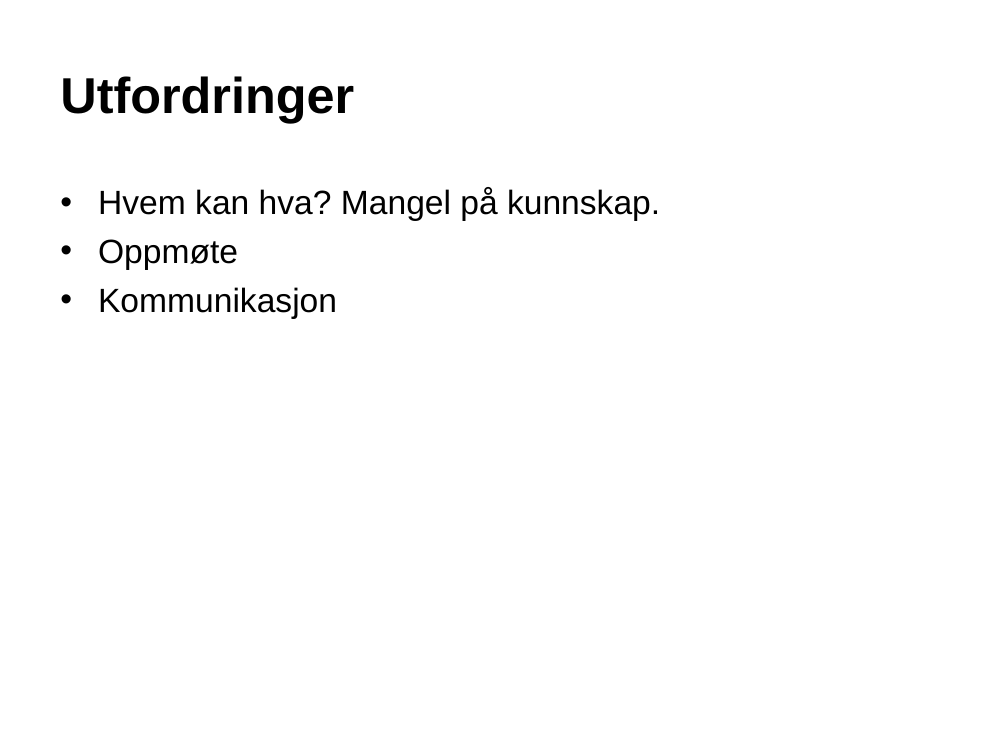
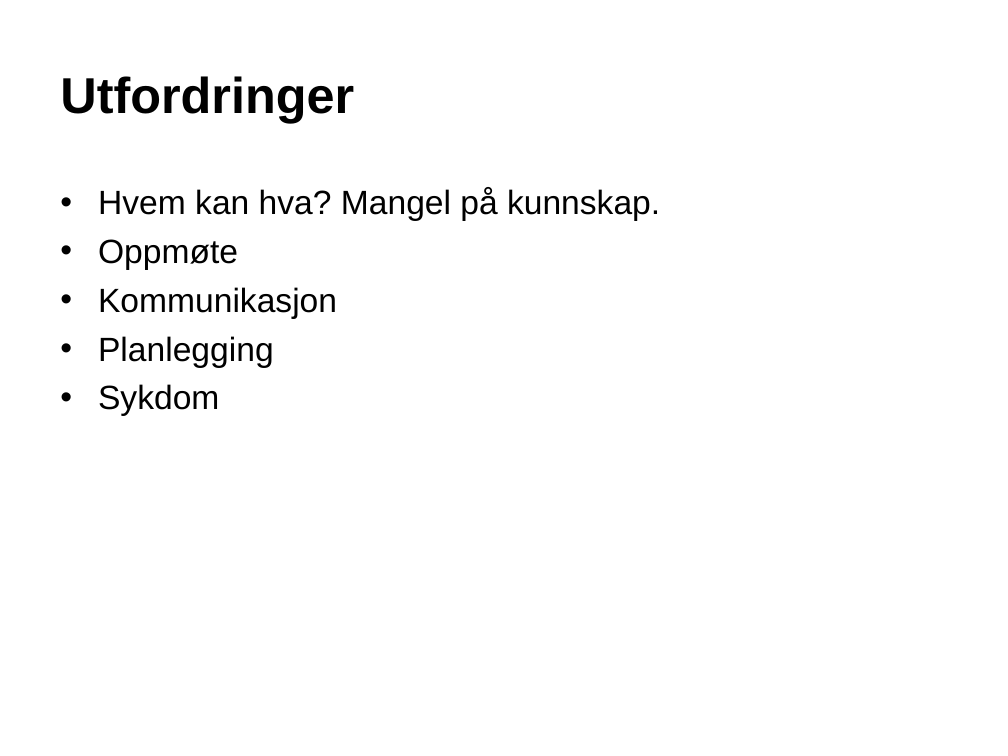
Before and after one commit to finninde/fellesprosjekt, a slide deck: slide 3 of presentasjon.ppt. Drawn at 1008x756 pixels with LibreOffice and Linux fonts; fonts in the diff are those of the drawing; background and template pictures are left out. Boxes give left, top, right and bottom in pixels: in the first picture for what was removed or moved away, otherwise in the second. Text is boxed around its words. In the diff, an @@ line names an element or a change of style, - is before the commit and + after.

```diff
--- a/presentasjon.ppt
+++ b/presentasjon.ppt
@@ text at (98, 336, 274, 416): paragraphs added @@
+• Planlegging
+• Sykdom
```
Also in this commit, not shown: 4 other slides changed.
